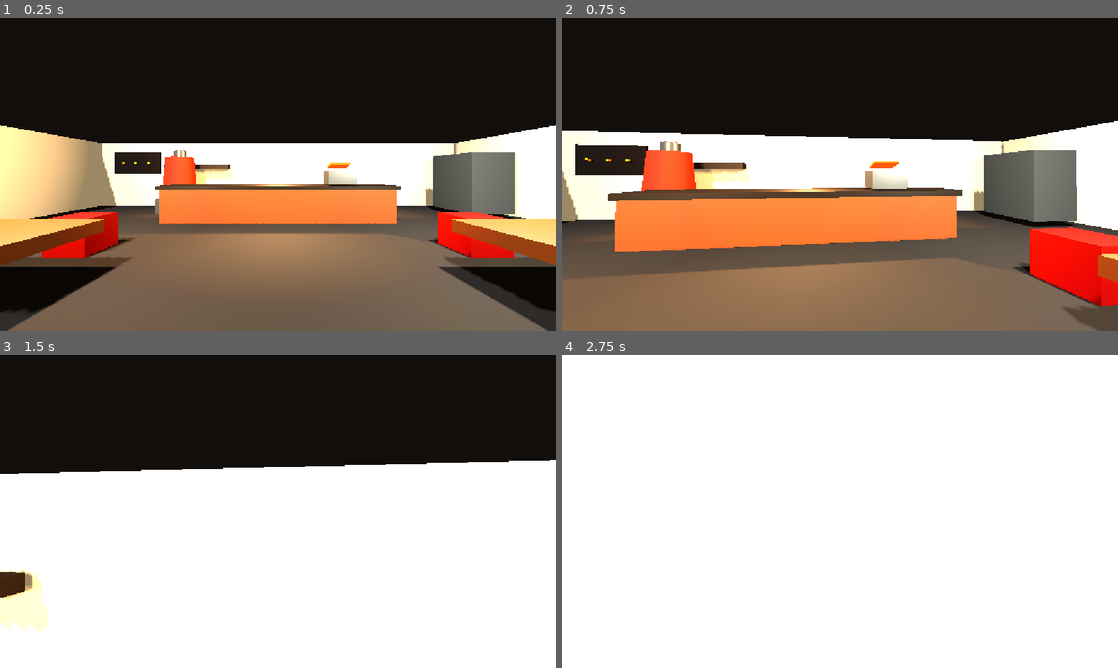
Above: before the commit, frames 1-4 (two rows, left to right).
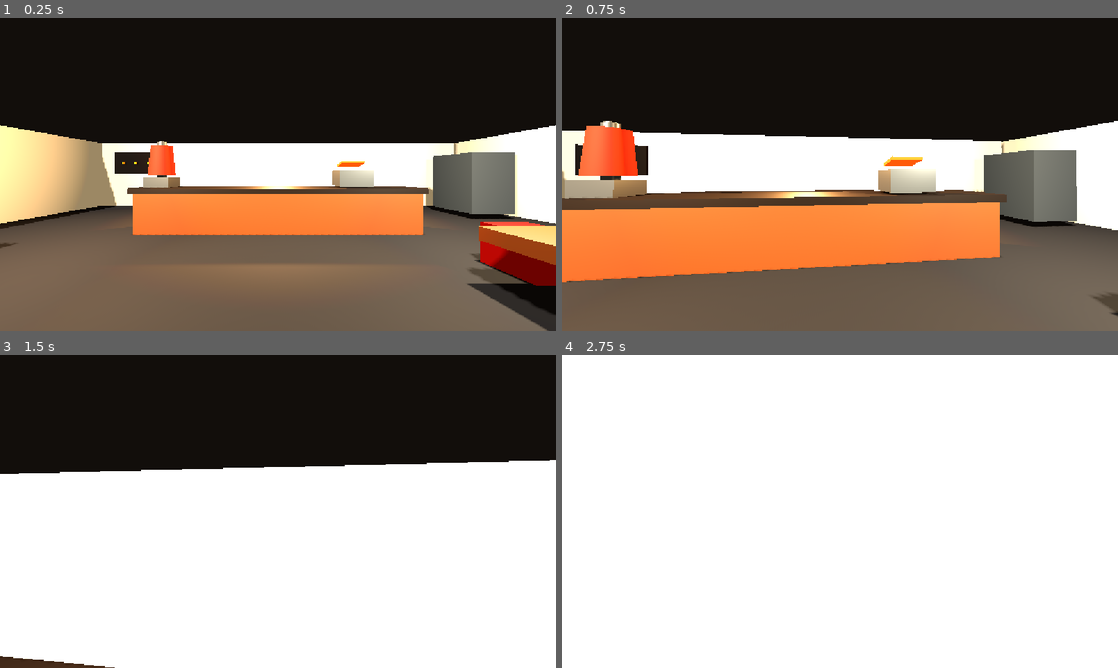
Above: after the commit, the same moments.

Repository: leon-beyleroglu/kebabcity
Game: Godot game, scene res://kebab_shop.tscn
Two runs of this game, one before a commit and one after it. Both use one fixed random seed, a clock stepped at 60 frames per second and the inputs below.
Inputs (mouse positions are in pixels of both pictures, inside the frame that each line leads up to):
- Up to frame 1 (0.25 s): no input
- Up to frame 2 (0.75 s): tap Enter at 0.5 s; move the mouse to (867, 174) at 0.52 s; hold W (move_forward) from 0.53 s (still down); hold Shift (sprint) from 0.53 s (still down); click (867, 174) at 0.67 s
- Up to frame 3 (1.5 s): keep holding W (move_forward); tap Space (jump) at 0.77 s; move the mouse to (250, 511) at 1.27 s; release Shift (sprint) at 1.28 s; tap Shift (sprint) at 1.35 s
- Up to frame 4 (2.75 s): keep holding W (move_forward); tap Space (jump) at 1.52, 2 s; move the mouse to (851, 505) at 2.02 s; hold Shift (sprint) from 2.03 s (still down)

The runs differ from the first frame. In frame 1, 19% of the frame differs, in the area x 0-100%, y 39-100%; in frame 2, 34%, in the area x 0-100%, y 32-100%; in frame 3, 1.8%; in frame 4, nothing differs.

Commit message:
innenraum + bewegung fix

Diff:
--- a/kebab_shop.tscn
+++ b/kebab_shop.tscn
@@ -61,6 +61,11 @@
 emission_enabled = true
 emission = Color(0.95, 0.12, 0.02, 1)
 emission_energy_multiplier = 2.2
+
+[sub_resource type="StandardMaterial3D" id="StandardMaterial3D_t8aj2"]
+albedo_color = Color(0.12, 0.1, 0.09, 1)
+metallic = 0.25
+roughness = 0.5
 
 [sub_resource type="CylinderMesh" id="Cylinder"]
 material = SubResource("MatMetal")
@@ -177,47 +182,49 @@
 transform = Transform3D(1, 0, 0, 0, 1, 0, 0, 0, 1, 0, 0.575, -2.8)
 
 [node name="Mesh" type="MeshInstance3D" parent="Counter" unique_id=213595159]
+transform = Transform3D(1, 0, 0, 0, 1, 0, 0, 0, 1, 0, 0, 1.1876299)
 mesh = SubResource("BoxCounter")
 
 [node name="Collision" type="CollisionShape3D" parent="Counter" unique_id=1274107635]
+transform = Transform3D(1, 0, 0, 0, 1, 0, 0, 0, 1, 0, 0, 1.1886399)
 shape = SubResource("ShapeCounter")
 
 [node name="CounterTop" type="MeshInstance3D" parent="." unique_id=557678241]
-transform = Transform3D(1.03, 0, 0, 0, 0.12, 0, 0, 0, 1.06, 0, 1.22, -2.8)
+transform = Transform3D(1.03, 0, 0, 0, 0.12, 0, 0, 0, 1.06, 0, 1.22, -1.61237)
 material_override = SubResource("MatDark")
 mesh = SubResource("BoxCounter")
 
 [node name="CashRegister" type="MeshInstance3D" parent="." unique_id=1798960768]
-transform = Transform3D(0.9, 0, 0, 0, 0.55, 0, 0, 0, 0.75, 2.1, 1.55, -2.8)
+transform = Transform3D(0.9, 0, 0, 0, 0.55, 0, 0, 0, 0.75, 2.1, 1.55, -1.61237)
 mesh = SubResource("BoxSmall")
 
 [node name="CashScreen" type="MeshInstance3D" parent="." unique_id=1999699835]
-transform = Transform3D(0.65, 0, 0, 0, 0.07825181, 0.10395585, 0, -0.016632935, 0.4890738, 2.1, 1.95, -2.92)
+transform = Transform3D(0.65, 0, 0, 0, 0.07825181, 0.10395585, 0, -0.016632935, 0.4890738, 2.1, 1.95, -1.7323701)
 material_override = SubResource("MatSign")
 mesh = SubResource("BoxSmall")
 
 [node name="KitchenBackShelf" type="MeshInstance3D" parent="." unique_id=1005955309]
-transform = Transform3D(3, 0, 0, 0, 0.25, 0, 0, 0, 0.35, -3.8, 2, -5.45)
-material_override = SubResource("MatDark")
+transform = Transform3D(7, 0, 0, 0, 0.25, 0, 0, 0, 0.35, -0.91877294, 0.9611652, -5.5760846)
+material_override = SubResource("StandardMaterial3D_t8aj2")
 mesh = SubResource("BoxSmall")
 
 [node name="DonerSpit" type="Node3D" parent="." unique_id=231999689]
-transform = Transform3D(1, 0, 0, 0, 1, 0, 0, 0, 1, -4.2, 0, -4.55)
+transform = Transform3D(0.5, 0, 0, 0, 0.5, 0, 0, 0, 0.5, -3.9592829, 0.6649709, -2.4962418)
 
 [node name="Base" type="MeshInstance3D" parent="DonerSpit" unique_id=1536134390]
-transform = Transform3D(1.35, 0, 0, 0, 0.75, 0, 0, 0, 1.35, 0, 0.35, 0)
+transform = Transform3D(1.35, 0, 0, 0, 0.75, 0, 0, 0, 1.35, 1.2535589, 1.517907, 1.6601951)
 mesh = SubResource("BoxSmall")
 
 [node name="Pole" type="MeshInstance3D" parent="DonerSpit" unique_id=352803591]
-transform = Transform3D(1, 0, 0, 0, 1, 0, 0, 0, 1, 0, 1.45, 0)
+transform = Transform3D(1, 0, 0, 0, 1, 0, 0, 0, 1, 1.2535589, 2.617907, 1.6601951)
 mesh = SubResource("Cylinder")
 
 [node name="Meat" type="MeshInstance3D" parent="DonerSpit" unique_id=1155044594]
-transform = Transform3D(1, 0, 0, 0, 1, 0, 0, 0, 1, 0, 1.55, 0)
+transform = Transform3D(1, 0, 0, 0, 1, 0, 0, 0, 1, 1.2535589, 2.7738883, 1.6601951)
 mesh = SubResource("CylinderMeat")
 
 [node name="TopCap" type="MeshInstance3D" parent="DonerSpit" unique_id=175268866]
-transform = Transform3D(0.7, 0, 0, 0, 0.2, 0, 0, 0, 0.7, 0, 2.45, 0)
+transform = Transform3D(0.7, 0, 0, 0, 0.2, 0, 0, 0, 0.7, 1.2535589, 3.617907, 1.6601951)
 mesh = SubResource("Cylinder")
 
 [node name="Grill" type="StaticBody3D" parent="." unique_id=7977972]
@@ -260,33 +267,43 @@
 transform = Transform3D(1, 0, 0, 0, 1, 0, 0, 0, 1, -4, 0.8, 1.5)
 
 [node name="Mesh" type="MeshInstance3D" parent="Table1" unique_id=1102744915]
-transform = Transform3D(2.2, 0, 0, 0, 0.25, 0, 0, 0, 1.4, 0, 0, 0)
+transform = Transform3D(2.2, 0, 0, 0, 0.25, 0, 0, 0, 1.4, -2.4011502, 0, 0.45780873)
 material_override = SubResource("MatWood")
 mesh = SubResource("BoxSmall")
 
 [node name="Collision" type="CollisionShape3D" parent="Table1" unique_id=1909829891]
-transform = Transform3D(2.2, 0, 0, 0, 0.25, 0, 0, 0, 1.4, 0, 0, 0)
+transform = Transform3D(2.2, 0, 0, 0, 0.25, 0, 0, 0, 1.4, -2.395092, 0, 0.45026731)
 shape = SubResource("ShapeSmall")
 
 [node name="Table2" type="StaticBody3D" parent="." unique_id=858128262]
 transform = Transform3D(1, 0, 0, 0, 1, 0, 0, 0, 1, 4, 0.8, 1.5)
 
 [node name="Mesh" type="MeshInstance3D" parent="Table2" unique_id=439723037]
-transform = Transform3D(2.2, 0, 0, 0, 0.25, 0, 0, 0, 1.4, 0, 0, 0)
+transform = Transform3D(2.2, 0, 0, 0, 0.25, 0, 0, 0, 1.4, 0, 0, 0.45780873)
 material_override = SubResource("MatWood")
 mesh = SubResource("BoxSmall")
 
 [node name="Collision" type="CollisionShape3D" parent="Table2" unique_id=893111253]
-transform = Transform3D(2.2, 0, 0, 0, 0.25, 0, 0, 0, 1.4, 0, 0, 0)
+transform = Transform3D(2.2, 0, 0, 0, 0.25, 0, 0, 0, 1.4, 0.01755333, 0.014683247, 0.4483559)
 shape = SubResource("ShapeSmall")
 
 [node name="Chair1" type="MeshInstance3D" parent="." unique_id=1560673258]
-transform = Transform3D(0.8, 0, 0, 0, 0.9, 0, 0, 0, 0.8, -4, 0.45, 0)
+transform = Transform3D(0.8, 0, 0, 0, 0.9, 0, 0, 0, 0.8, -6.4130826, 0.46468323, 0.39122987)
 material_override = SubResource("MatRed")
 mesh = SubResource("BoxSmall")
 
+[node name="Chair3" type="MeshInstance3D" parent="." unique_id=818654149]
+transform = Transform3D(0.8, 0, 0, 0, 0.9, 0, 0, 0, 0.8, -6.4130826, 0.46468323, 3.4104571)
+material_override = SubResource("MatRed")
+mesh = SubResource("BoxSmall")
+
 [node name="Chair2" type="MeshInstance3D" parent="." unique_id=1439333001]
-transform = Transform3D(0.8, 0, 0, 0, 0.9, 0, 0, 0, 0.8, 4, 0.45, 0)
+transform = Transform3D(0.8, 0, 0, 0, 0.9, 0, 0, 0, 0.8, 4, 0.45, 0.9656968)
+material_override = SubResource("MatRed")
+mesh = SubResource("BoxSmall")
+
+[node name="Chair4" type="MeshInstance3D" parent="." unique_id=1044669613]
+transform = Transform3D(0.8, 0, 0, 0, 0.9, 0, 0, 0, 0.8, 4, 0.45, 3.2070713)
 material_override = SubResource("MatRed")
 mesh = SubResource("BoxSmall")
 
